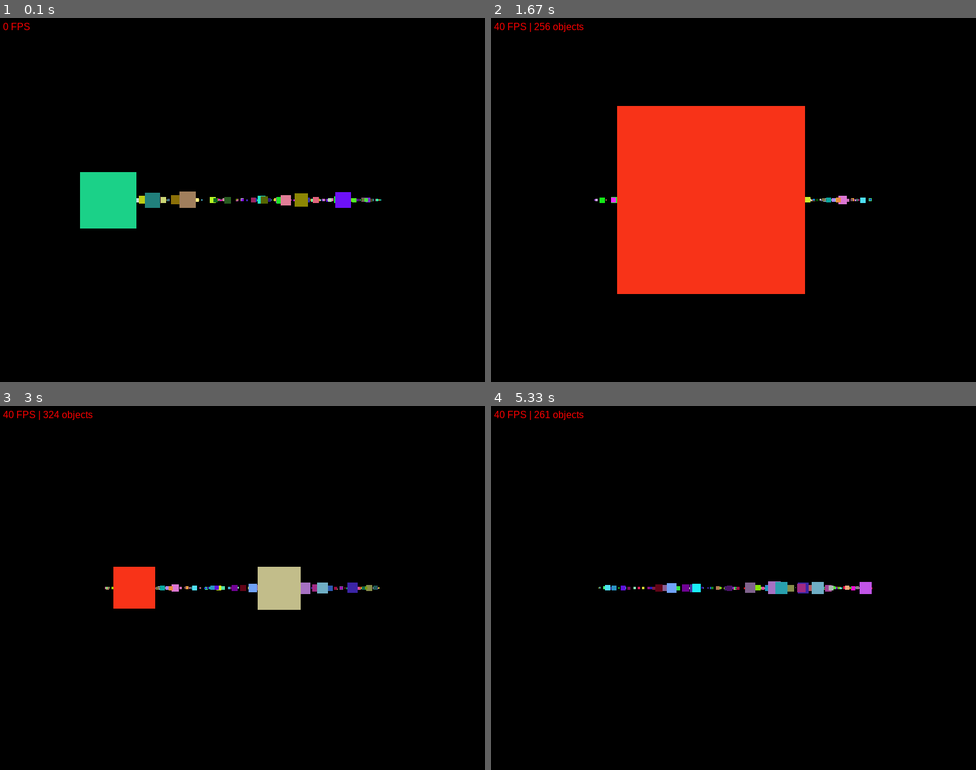
Above: before the commit, frames 1-4 (two rows, left to right).
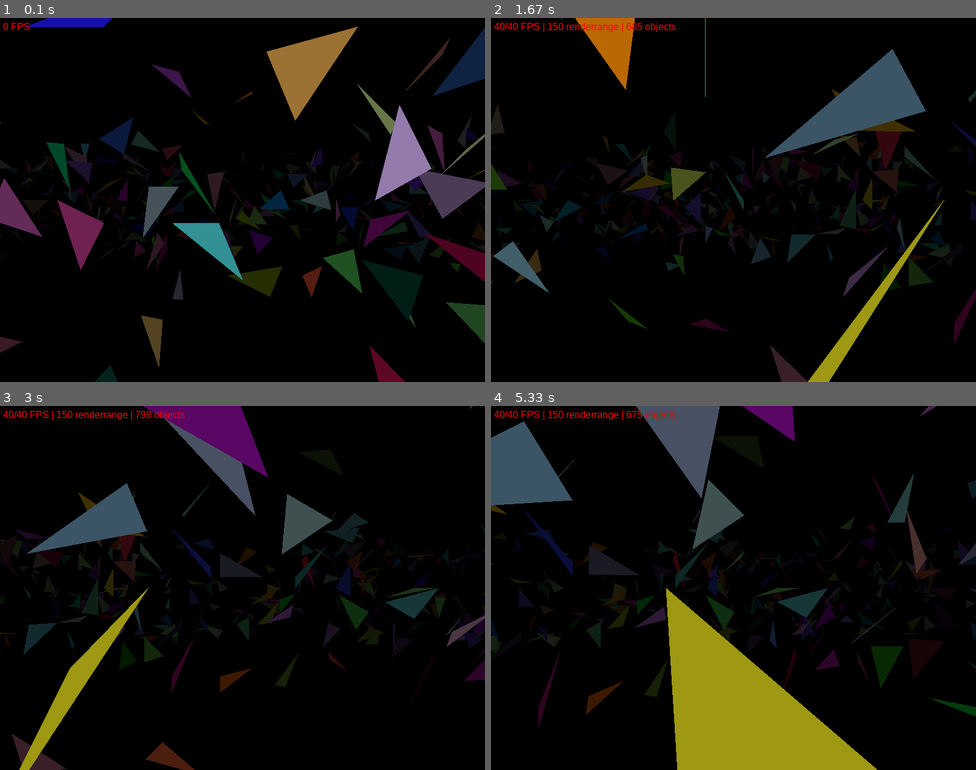
Above: after the commit, the same moments.

Repository: Dsg2/PythonPygame-3dEngine
Game: pygame game, started from 3dEngine.py
The game is run twice, just before and just after one commit, with the same random seed, the same clock (stepped at 60 frames per second) and the same inputs.
Inputs (mouse positions are in pixels of both pictures, inside the frame that each line leads up to):
- Up to frame 1 (0.1 s): no input
- Up to frame 2 (1.67 s): hold D 0.33-0.8 s; move the mouse to (714, 214) at 0.37 s; hold W 0.83-1.13 s; move the mouse to (777, 112) at 0.87 s; hold D 1.17-1.63 s; move the mouse to (777, 105) at 1.2 s
- Up to frame 3 (3 s): hold A 1.67-2.2 s; move the mouse to (130, 515) at 1.7 s; hold S 2.23-2.53 s; move the mouse to (140, 529) at 2.27 s; hold A 2.57-2.97 s; move the mouse to (368, 449) at 2.6 s
- Up to frame 4 (5.33 s): hold W 3-3.37 s; move the mouse to (782, 664) at 3.03 s; hold D 3.4-4.03 s; move the mouse to (641, 478) at 3.43 s; hold S 4.07-4.43 s; move the mouse to (820, 486) at 4.1 s; hold A 4.47-4.93 s; move the mouse to (845, 533) at 4.5 s; hold D from 4.97 s (still down); move the mouse to (912, 507) at 5 s

The runs differ from the first frame. In frame 1, 19% of the frame differs, in the area x 0-100%, y 0-100%; in frame 2, 31%; in frame 3, 16%; in frame 4, 23%.

Commit message:
Newest file

Diff:
--- a/3dEngine.py
+++ b/3dEngine.py
@@ -26,10 +26,16 @@
 font = pygame.font.SysFont('Arial', 16)
 renderlist = []
 renderrange = loadvar("rendering range", 150)
+cache = None
+polycache = []
+uselighting = True
+lightpos = None
+lightstrength = None
 
 #game variables
 x = 0
 y = 0
+z = 0
 direct = 0
 fov = loadvar("fov", 70)
 SENSITIVITY = loadvar("look sensitivity", 0.3)
@@ -41,56 +47,128 @@
 debugobj = 0
 
 randlist = []
+#(group, (x, y, z), size, (r, g, b))
+#for i in range(15000):
+#    randlist.append((None, (random.randint(-100, 100), random.randint(-100, 100), random.randint(-10, 10)), random.randint(100, 400), (random.randint(0, 255), random.randint(0, 255), random.randint(0, 255))))
+
+randlist.append(("light", (0, 0, 0), 10, (255, 255, 255)))
 for i in range(1500):
-    randlist.append(((random.randint(-100, 100), random.randint(-100, 100), random.randint(-10, 10)), random.randint(100, 400), (random.randint(0, 255), random.randint(0, 255), random.randint(0, 255))))
+    randx = random.randint(-100, 100)
+    randy = random.randint(-100, 100)
+    randz = random.randint(-10, 10)
+    randlist.append(("poly", [(randx + random.randint(-2, 2), randy + random.randint(-2, 2), randz + random.randint(-2, 2)), (randx + random.randint(-2, 2), randy + random.randint(-2, 2), randz + random.randint(-2, 2)), (randx + random.randint(-2, 2), randy + random.randint(-2, 2), randz + random.randint(-2, 2))], 1, (random.randint(0, 255), random.randint(0, 255), random.randint(0, 255))))
+randlist.append((None, (-5, 0, 0), 100, (0, 0, 255)))
 
 def inp():
-    global x, y, direct
+    global x, y, direct, lightpos, lightstrength
     keypressed = pygame.key.get_pressed()
-    if keypressed[pygame.K_LSHIFT]:
-        speed = 0.6
-    else:
-        speed = 0.25
+    speed = 0.6 if keypressed[pygame.K_LSHIFT] else 0.25
+
     if keypressed[pygame.K_RIGHT]:
         direct += 3
     if keypressed[pygame.K_LEFT]:
         direct -= 3
-    direct += (pygame.mouse.get_rel()[0]) * SENSITIVITY
-    move = (keypressed[pygame.K_w] - keypressed[pygame.K_s])
-    sidemove = (keypressed[pygame.K_d] - keypressed[pygame.K_a])
+
+    # mouse: positive -> turn right (adjust sign if you prefer the opposite)
+    direct += pygame.mouse.get_rel()[0] * -SENSITIVITY
+    direct %= 360
+
+    # movement input
+    move = (keypressed[pygame.K_w] - keypressed[pygame.K_s])  # forward/back
+    sidemove = (keypressed[pygame.K_d] - keypressed[pygame.K_a])  # right/left
+
     dirrad = math.radians(direct)
-    sidedirrad = math.radians(direct + 90)
-    x += math.cos(dirrad) * move * speed + math.cos(sidedirrad) * sidemove * speed
-    y += math.sin(dirrad) * move * speed + math.sin(sidedirrad) * sidemove * speed
-    direct %= 360
+    # forward vector and right vector in world coords (consistent with projection)
+    fx, fy = math.cos(dirrad), math.sin(dirrad)
+    rx, ry = math.cos(dirrad + math.pi/2), math.sin(dirrad + math.pi/2)
+
+    x += (fx * sidemove + rx * move) * speed
+    y += (fy * sidemove + ry * move) * speed
+
     if keypressed[pygame.K_LALT]:
         pygame.mouse.set_visible(True)
         pygame.event.set_grab(False)
     elif keypressed[pygame.K_RALT]:
         pygame.mouse.set_visible(False)
         pygame.event.set_grab(True)
+        print(lightpos, lightstrength)
+
+def project_point(px, py, pz, cam):
+    cx, cy, cz, cdirect = cam
+    dx, dy, dz = px - cx, py - cy, pz - cz
+    dirrad = math.radians(cdirect)
+    rx = dx * math.cos(-dirrad) - dy * math.sin(-dirrad)
+    ry = dx * math.sin(-dirrad) + dy * math.cos(-dirrad)
+    # Early reject: behind camera or too close
+    if ry <= 0.2:
+        return None
+    # Projection
+    focal = WIDTH / (2 * math.tan(math.radians(fov / 2)))
+    sx = WIDTH / 2 + (rx / ry) * focal
+    sy = HEIGHT / 2 - (dz / ry) * focal
+    return sx, sy, ry
 
 def calcdisp(scene, camera, renderrange):
-    x, y, direct = camera
+    global lightpos, lightstrength, uselighting
+    cx, cy, cz, cdirect = camera
     renderlist = []
+
     for targ in scene:
-        dist = max(((x - targ[0][0])**2 + (y - targ[0][1])**2)**0.5, 0.01)
-        if dist < renderrange:
-            dire = (math.degrees(math.atan2(targ[0][1] - y, targ[0][0] - x)) - direct) % 360
-            dirrad = math.radians(dire)
-            targx = math.sin(dirrad) * dist
-            targy = math.cos(dirrad) * dist * -1
-            if targy < 0:
-                if (dire <= fov / 2 or dire >= 360 - fov / 2):
-                    dispdire = (dire - 360) if dire > 180 else dire
-                    dispx = math.sin(math.radians(dispdire))
-                    if dist > 0:
-                        size = (targ[1] / dist) if (targ[1] / dist) > 1 else 1
-                    else:
-                        size = 1
-                    if size > 1:
-                        renderlist.append((dist, (targ[2], (round(((dispx + 1) / 2) * WIDTH + (size / -2)), round(HEIGHT / 2 + (size / -2)), round(size), round(size)))))
-    return(renderlist)
+        group = targ[0]
+        color = targ[3]
+
+        # polygon object
+        if group == "poly":
+            verts = targ[1]
+            dist_sum = 0
+            projected_points = []
+            avgpos = (0, 0, 0)
+
+            for vx, vy, vz in verts:
+                if lightpos != None:
+                    avgpos = tuple(x + y for x, y in zip(avgpos, (vx, vy, vz)))
+                dx, dy, dz = vx - cx, vy - cy, vz - cz
+                dist = math.sqrt(dx*dx + dy*dy + dz*dz)
+                dist_sum += dist
+                if dist > renderrange:
+                    break
+                result = project_point(vx, vy, vz, camera)
+                if not result:
+                    break
+                sx, sy, ry = result
+                projected_points.append((sx, sy))
+            else:
+                # Only add if all vertices were projected successfully
+                avg_dist = dist_sum / len(verts)
+                if lightpos != None:
+                    avgpos = tuple(map(lambda x: x / len(verts), avgpos))
+                    lightdist = math.sqrt((avgpos[0] - lightpos[0])**2 + (avgpos[1] - lightpos[1])**2 + (avgpos[2] - lightpos[2])**2)
+                    brightness = min(1, lightstrength / lightdist if lightdist != 0 else 0.01)
+                    color = (color[0] * brightness, color[1] * brightness, color[2] * brightness)
+                renderlist.append(("poly", (avg_dist, (color, projected_points))))
+
+        # regular point/square object
+        else:
+            if uselighting == True:
+                if group == "light":
+                    lightpos = targ[1]
+                    lightstrength = targ[2]
+            else:
+                lightpos = None
+            px, py, pz = targ[1]
+            dx, dy, dz = px - cx, py - cy, pz - cz
+            dist = math.sqrt(dx*dx + dy*dy + dz*dz)
+            if dist > renderrange:
+                continue
+            result = project_point(px, py, pz, camera)
+            if not result:
+                continue
+            sx, sy, ry = result
+            size = max(targ[2] / ry, 1)
+            if 0 < sx < WIDTH and 0 < sy < HEIGHT:
+                renderlist.append((None, (ry, (color, (sx - size/2, sy - size/2, size, size)))))
+
+    return renderlist
 
 running = True
 pygame.mouse.set_visible(False)
@@ -98,24 +176,36 @@
 while running:
     clock.tick(FPS)
     inp()
+    renderrange = max(10, min(renderrange, 1000))
     for event in pygame.event.get():
         if event.type == pygame.QUIT:
             running = False
+        if event.type == pygame.KEYDOWN:
+            if event.key == pygame.K_BACKSLASH:
+                uselighting = 1 - uselighting
+            if pygame.key.get_mods() & pygame.K_LSHIFT:
+                if event.key == pygame.K_EQUALS:
+                    renderrange += 10
+                elif event.key == pygame.K_MINUS:
+                    renderrange -= 10
 
     SCREEN.fill((0, 0, 0))
 
-    renderlist = calcdisp(randlist, (x, y, direct), renderrange)
-    renderlist.sort(key=lambda x: x[0], reverse=True)
+    renderlist = calcdisp(randlist, (x, y, z, direct), renderrange)
+    renderlist.sort(key=lambda x: x[1][0], reverse=True)
     debugobj = len(renderlist)
     for obj in renderlist:
         try:
-            pygame.draw.rect(SCREEN, *obj[1])
+            if obj[0] == None:
+                pygame.draw.rect(SCREEN, *obj[1][1])
+            elif obj[0] == "poly":
+                pygame.draw.polygon(SCREEN, *obj[1][1])
         except Exception as e:
             print(e)
 
     f = f + 1
     if time.time() - lf >= 1:
-        fpstxt = font.render(f"{f} FPS | {debugobj} objects", True, (255, 0, 0))
+        fpstxt = font.render(f"{f}/{FPS} FPS | {renderrange} renderrange | {debugobj} objects", True, (255, 0, 0))
         lf = time.time()
         f = 0
     SCREEN.blit(fpstxt, (5, 5))
